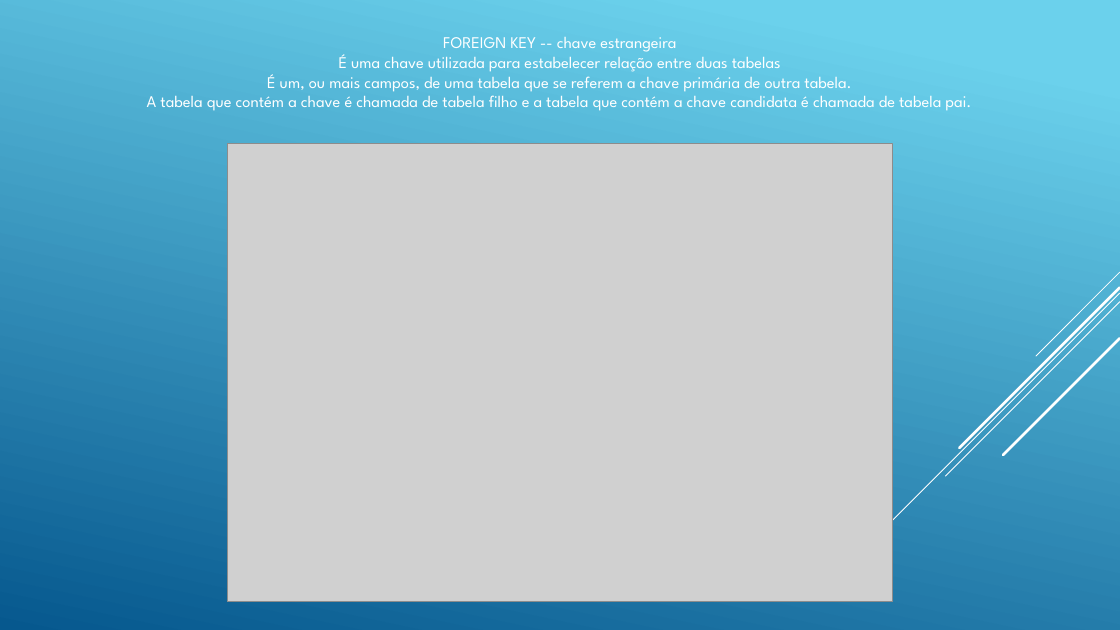
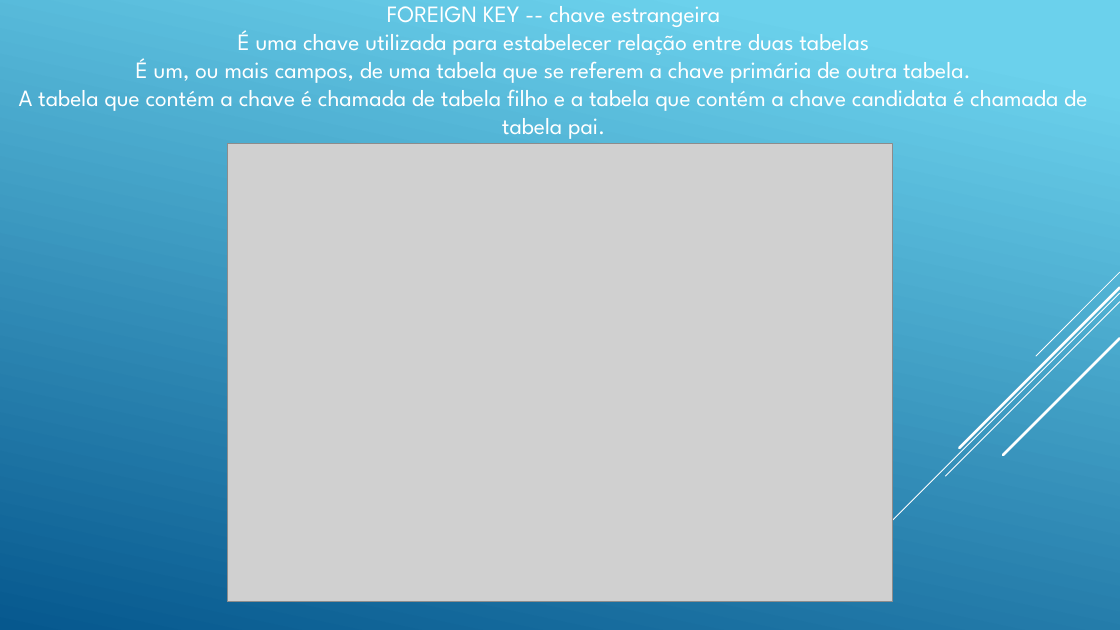
Before and after one commit to andreneves/BDII, a slide deck: slide 16 of BDIIA05.pptx. Drawn at 1120x630 pixels with LibreOffice and Linux fonts; fonts in the diff are those of the drawing; grey boxes stand for pictures. Boxes give left, top, right and bottom in pixels: in the first picture for what was removed or moved away, otherwise in the second. Text is boxed around its words. In the diff, an @@ line names an element or a change of style, - is before the commit and + after.

```diff
--- a/BDIIA05.pptx
+++ b/BDIIA05.pptx
@@ text "FOREIGN KEY -- chave estrangeira" moved from (x1=147, y1=37, x2=971, y2=111) to (x1=19, y1=6, x2=1087, y2=139) @@
@@ text "FOREIGN KEY -- chave estrangeira" at (x1=19, y1=6, x2=1087, y2=139): size 14 to 20 pt @@
```
Also in this commit, not shown: 1 other file.
